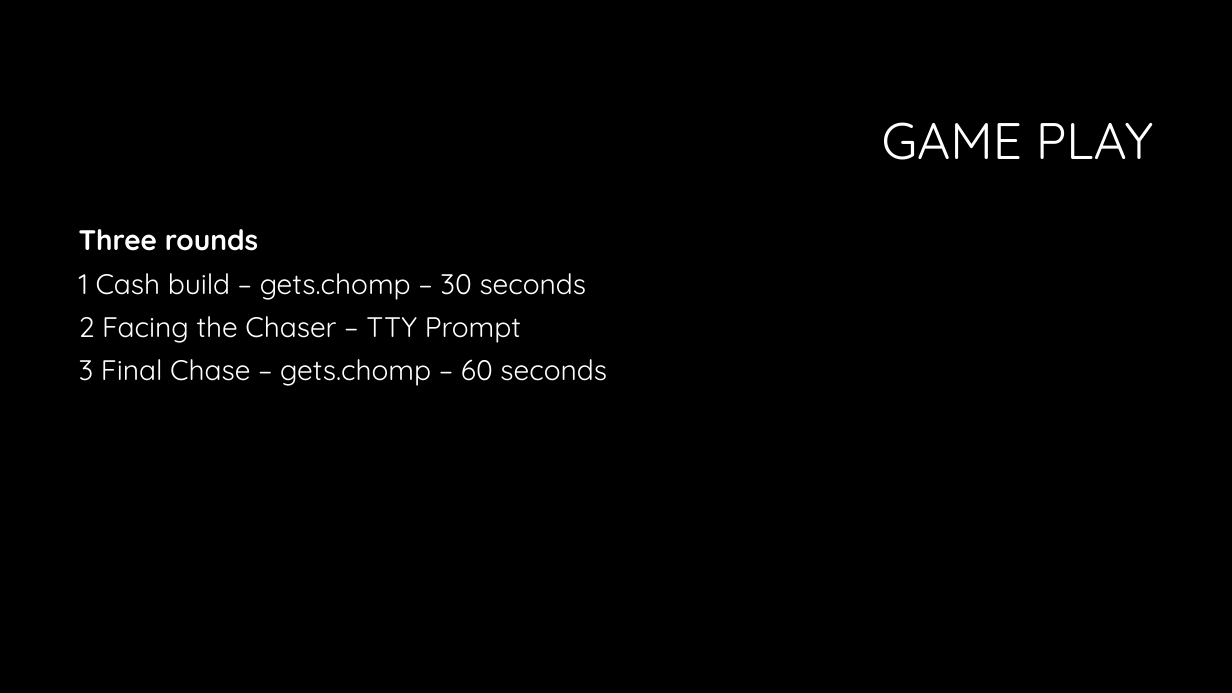
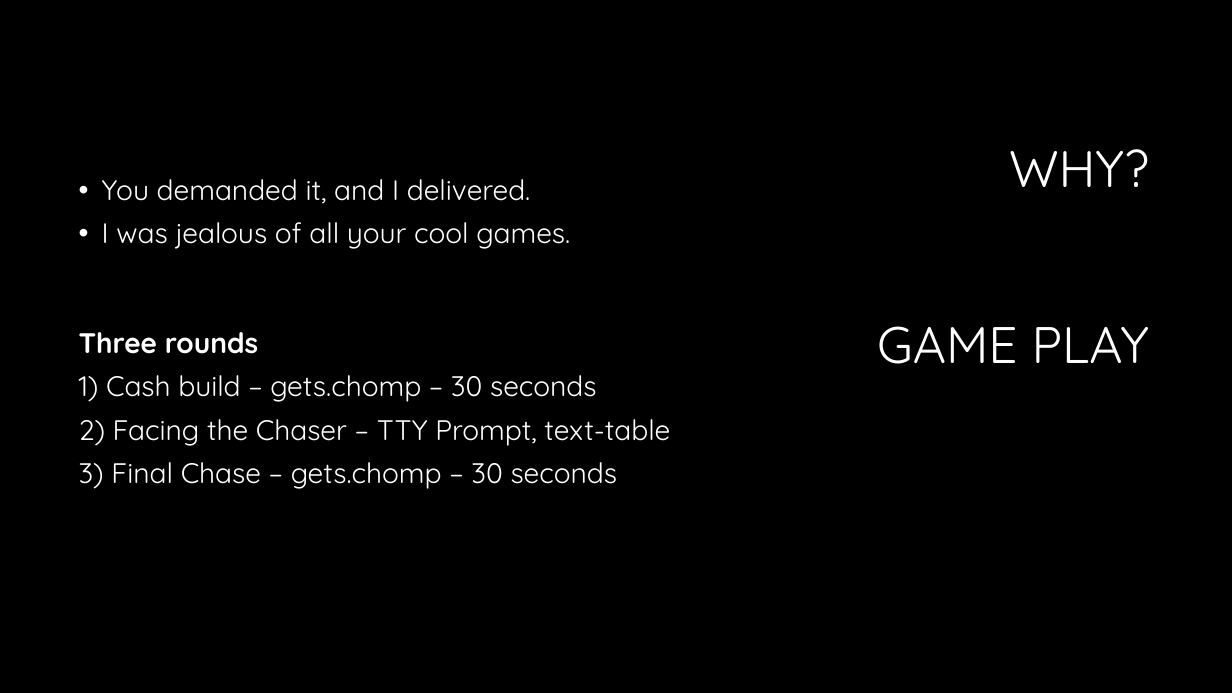
Before and after one commit to mollymadden/The-Chase, a slide deck: slide 4 of Preso.pptx. Drawn at 1232x693 pixels with LibreOffice and Linux fonts; fonts in the diff are those of the drawing; background and template pictures are left out. Boxes give left, top, right and bottom in pixels: in the first picture for what was removed or moved away, otherwise in the second. Text is boxed around its words. In the diff, an @@ line names an element or a change of style, - is before the commit and + after.

```diff
--- a/Preso.pptx
+++ b/Preso.pptx
@@ text added at (x1=1009, y1=149, x2=1149, y2=187), 40 pt, text #FFFFFF @@
+WHY?
@@ text added at (x1=102, y1=179, x2=570, y2=249), 22 pt, text #FFFFFF @@
+• You demanded it, and I delivered.
+• I was jealous of all your cool games.
@@ title "GAME PLAY" moved from (x1=882, y1=122, x2=1153, y2=160) to (x1=877, y1=326, x2=1149, y2=364) @@
@@ text "Three rounds" moved from (x1=79, y1=229, x2=607, y2=386) to (x1=79, y1=332, x2=670, y2=489) @@
@@ text at (x1=79, y1=375, x2=670, y2=489): text changed @@
-1 Cash build – gets.chomp – 30 seconds
-2 Facing the Chaser – TTY Prompt
-3 Final Chase – gets.chomp – 60 seconds
+1) Cash build – gets.chomp – 30 seconds
+2) Facing the Chaser – TTY Prompt, text-table
+3) Final Chase – gets.chomp – 30 seconds
```
Also in this commit, not shown: 2 slides added, 1 slide removed, 6 other files.
